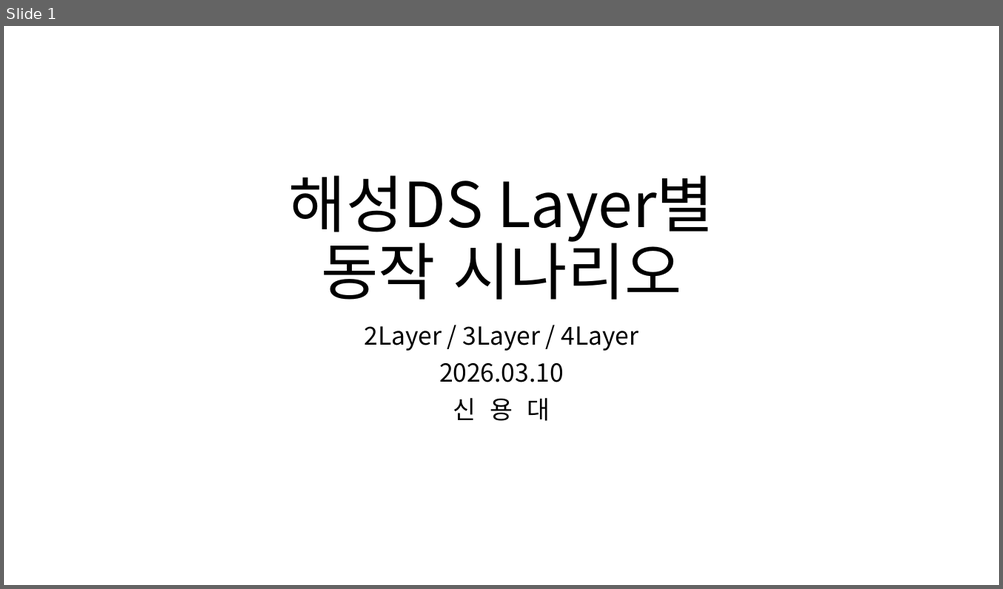
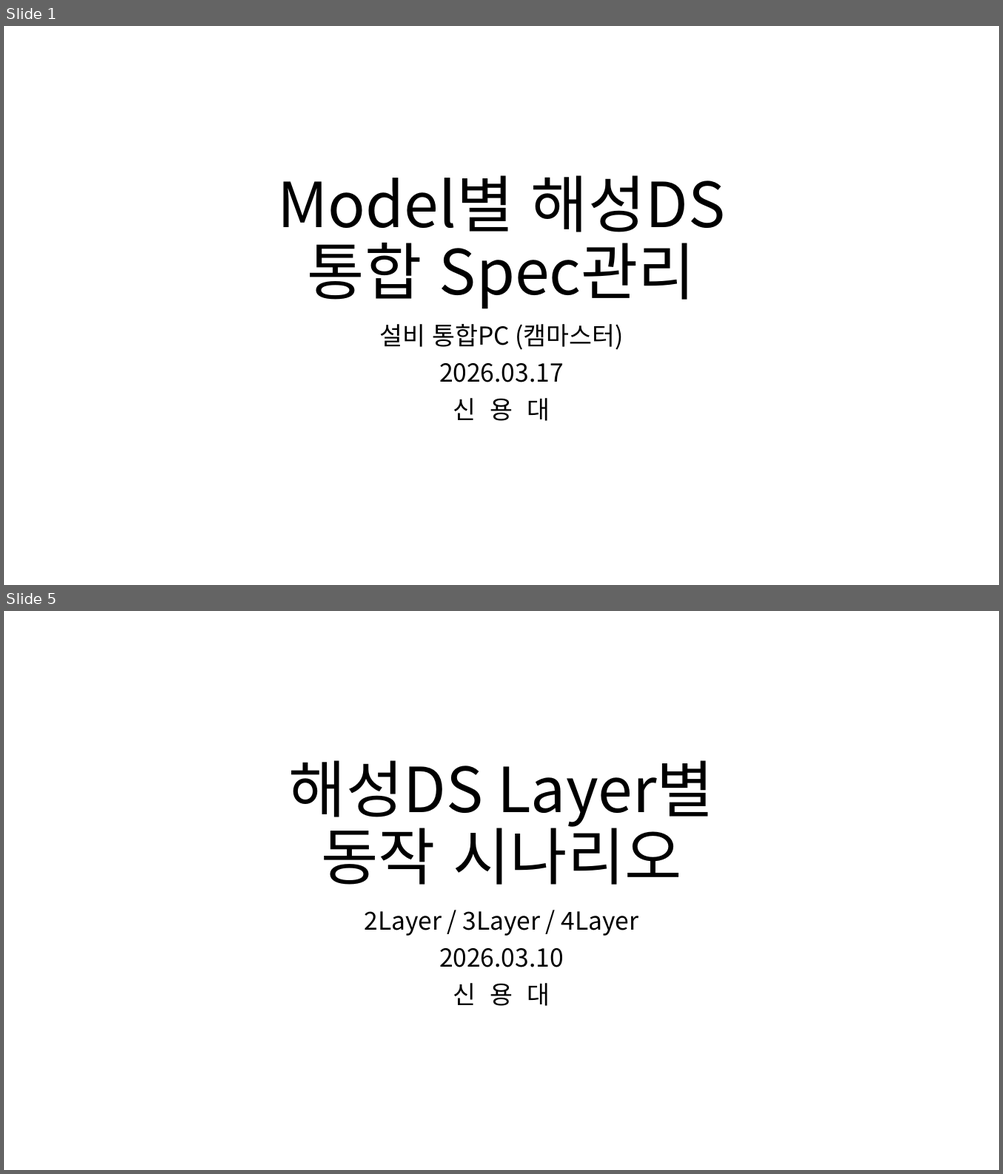
Before and after one commit to ShinYongDae/MyJob, a slide deck: 해성DS Layer별.pptx. Shown one above the other, each under a label of ours: slide 1 before the commit, slides 1 and 5 after it; the slides between them are not shown. The pictures are 1003x589 and 1003x1174 pixels, drawn with LibreOffice and Linux fonts; fonts in the diff are those of the drawing. Boxes give left, top, right and bottom in pixels: in the first picture for what was removed or moved away, otherwise in the second. Text is boxed around its words. In the diff, an @@ line names an element or a change of style, - is before the commit and + after.

```diff
--- a/해성DS Layer별.pptx
+++ b/해성DS Layer별.pptx
@@ slide 1 added at <box>4,26,999,585</box>, background #FFFFFF @@
@@ title added at <box>278,175,725,309</box>, 60 pt, text #000000 @@
+Model별 해성DS
+통합 Spec관리
@@ subtitle added at <box>379,324,623,421</box>, 24 pt, text #000000 @@
+설비 통합PC (캠마스터)
+2026.03.17
+신 용 대
@@ what was slide 1 is now slide 5 @@
```
Also in this commit, not shown: 7 other slides added, 1 other file.
